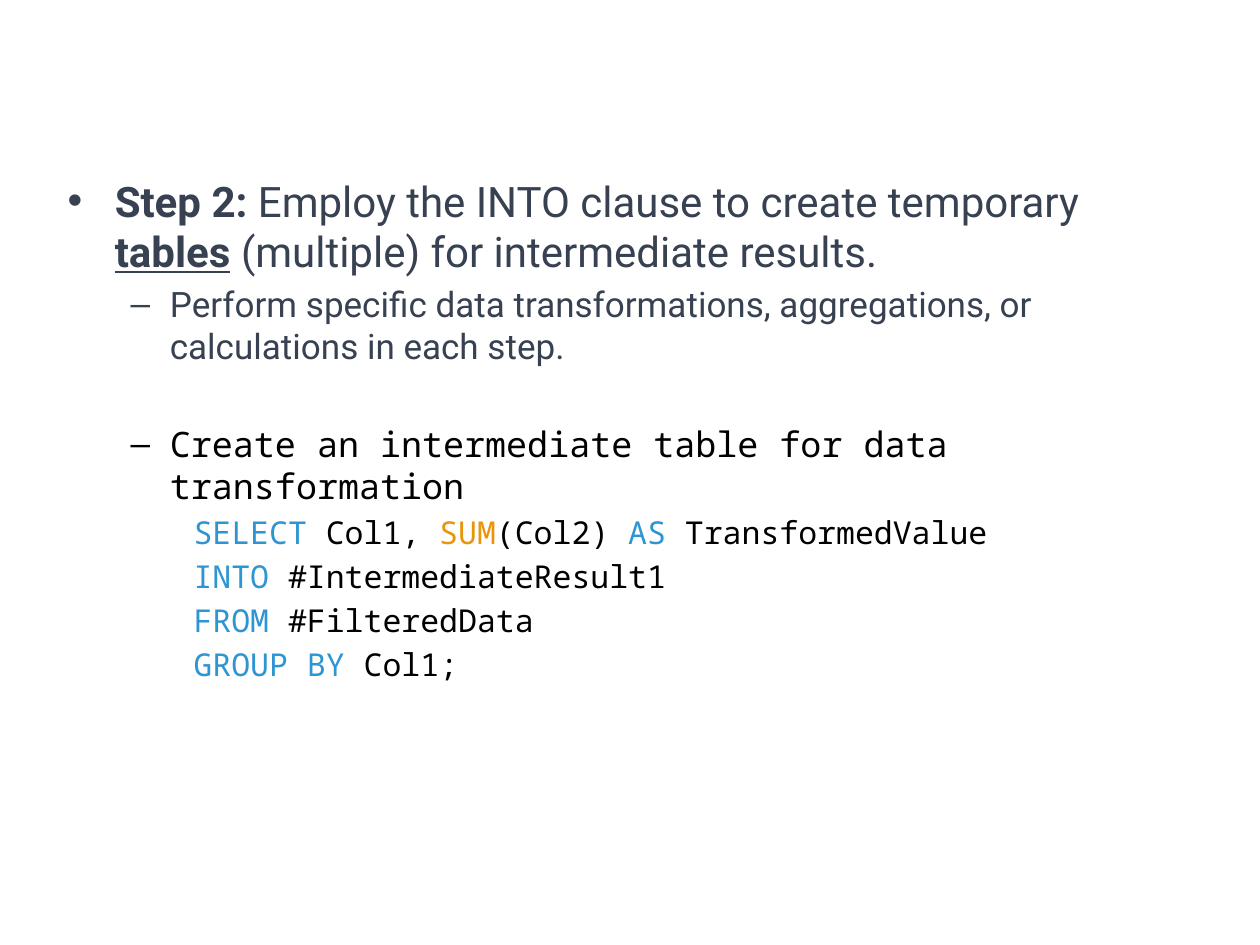
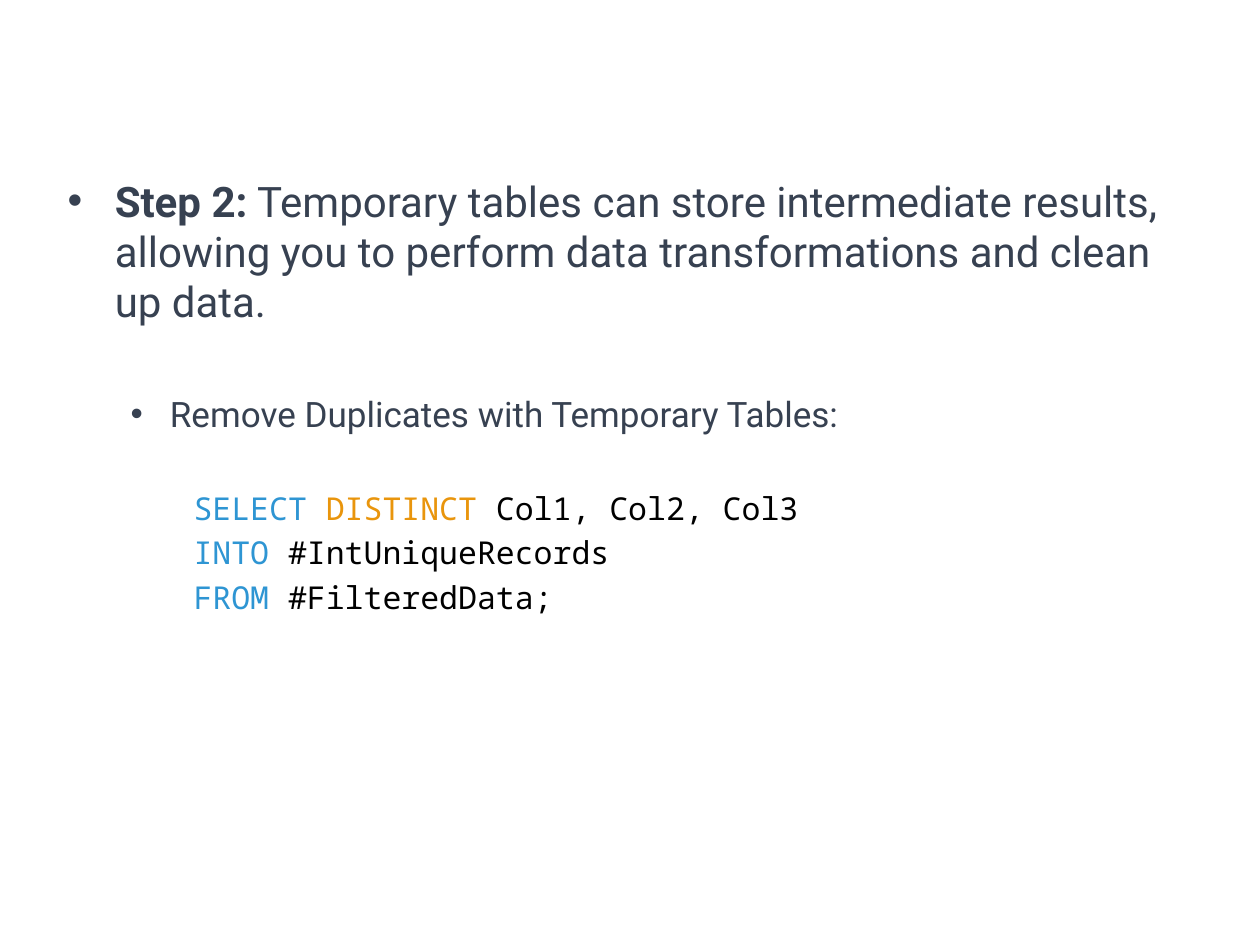
Before and after one commit to a099954/ABC-Program, a slide deck: slide 23 of SQL/Day 5 Temp Tables/Temp Tables SQL.pptx (slide 15 before the commit). Drawn at 1260x945 pixels with LibreOffice and Linux fonts; fonts in the diff are those of the drawing; background and template pictures are left out. Boxes give left, top, right and bottom in pixels: in the first picture for what was removed or moved away, otherwise in the second. Text is boxed around its words. In the diff, an @@ line names an element or a change of style, - is before the commit and + after.

```diff
--- a/SQL/Day 5 Temp Tables/Temp Tables SQL.pptx
+++ b/SQL/Day 5 Temp Tables/Temp Tables SQL.pptx
@@ text at (115, 185, 1157, 614): text changed; size 20 to 24 pt @@
-• Step 2: Employ the INTO clause to create temporary tables (multiple) for intermediate results.
-  – Perform specific data transformations, aggregations, or calculations in each step.
-  – Create an intermediate table for data transformation
-    SELECT Col1, SUM(Col2) AS TransformedValue
-    INTO #IntermediateResult1
-    FROM #FilteredData
-    GROUP BY Col1;
+• Step 2: Temporary tables can store intermediate results, allowing you to perform data transformations and clean up data.
+  • Remove Duplicates with Temporary Tables:
+    SELECT DISTINCT Col1, Col2, Col3
+    INTO #IntUniqueRecords
+    FROM #FilteredData;
```
Also in this commit, not shown: 12 other slides changed, 9 slides added, 1 slide removed, 6 other files.
